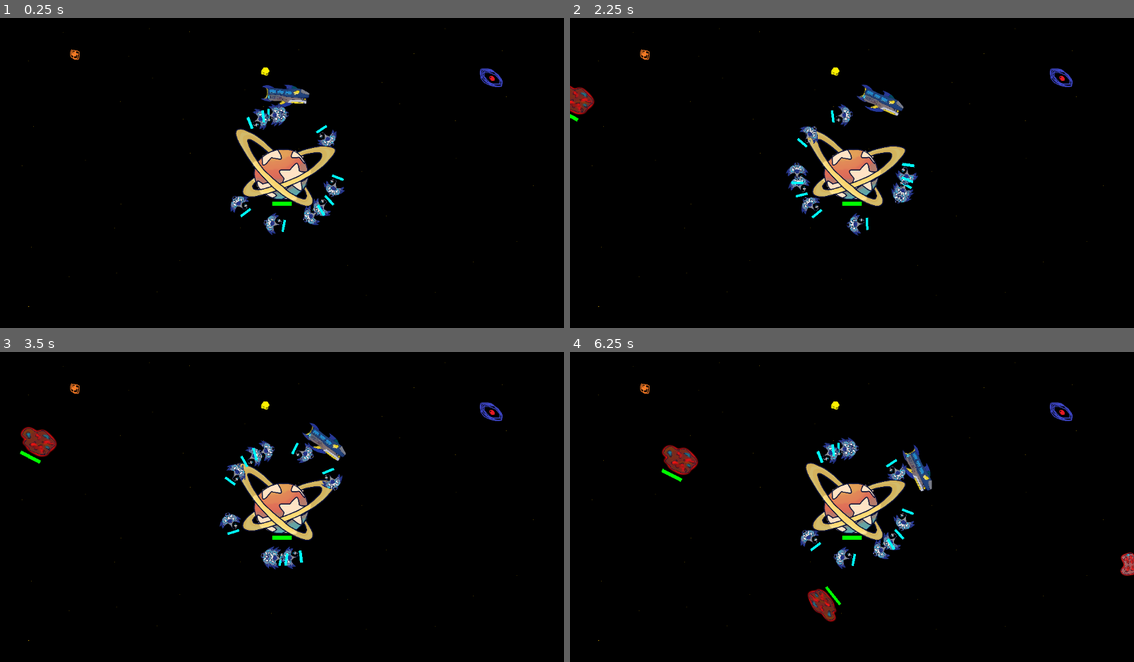
Above: before the commit, frames 1-4 (two rows, left to right).
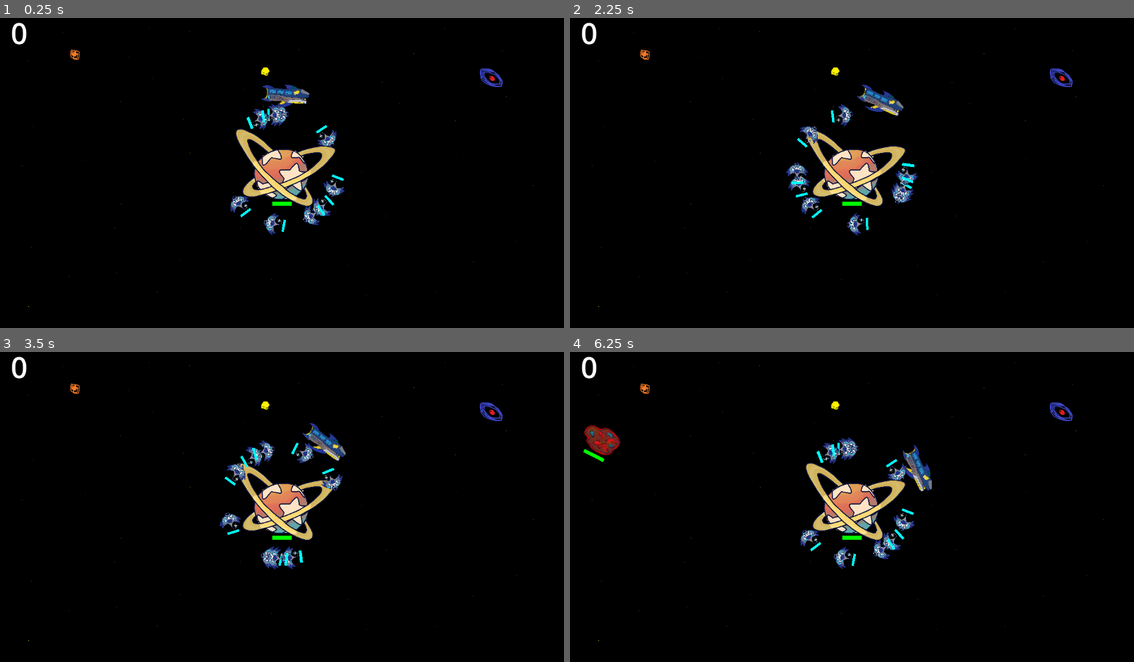
Above: after the commit, the same moments.

Repository: Swimnato/BYU-Game-Jam-2024
Game: Godot game, scene res://scenes/Main Scene.tscn
Same seed, same stepped clock (60 frames per second), same inputs: the game is played once before the commit and once after it.
Inputs (mouse positions are in pixels of both pictures, inside the frame that each line leads up to):
- Up to frame 1 (0.25 s): no input
- Up to frame 2 (2.25 s): move the mouse to (976, 154) at 0.52 s; click (976, 154) at 0.67 s; move the mouse to (739, 185) at 1.27 s; click (739, 185) at 1.42 s; move the mouse to (908, 98) at 2.02 s; click (908, 98) at 2.17 s
- Up to frame 3 (3.5 s): move the mouse to (253, 565) at 2.77 s; click (253, 565) at 2.92 s
- Up to frame 4 (6.25 s): move the mouse to (1021, 550) at 3.52 s; click (1021, 550) at 3.67 s; move the mouse to (682, 457) at 4.27 s; click (682, 457) at 4.42 s; move the mouse to (880, 503) at 5.02 s; click (880, 503) at 5.17 s; move the mouse to (767, 423) at 5.77 s; click (767, 423) at 5.92 s

The runs differ from the first frame. In frame 1, 0.1% of the frame differs, in the area x 2-5%, y 1-9%; in frame 2, 0.4%; in frame 3, 0.6%; in frame 4, 1.7%, in the area x 2-100%, y 1-88%.

Commit message:
score, asteroid selection

Diff:
--- a/game-jam-2024/scenes/Main Scene.tscn
+++ b/game-jam-2024/scenes/Main Scene.tscn
@@ -7,6 +7,7 @@
 [ext_resource type="Texture2D" uid="uid://cs8408cxdt5o0" path="res://art/prod/betterORCA.png" id="6_2crcs"]
 [ext_resource type="Script" path="res://scripts/main_ship_dev_art.gd" id="6_bitnt"]
 [ext_resource type="Script" path="res://scripts/selection.gd" id="10_yx8jt"]
+[ext_resource type="PackedScene" uid="uid://cotkl6hk3p0wj" path="res://scenes/scn_score.tscn" id="11_4nubn"]
 [ext_resource type="Script" path="res://scripts/scr_drone_controller.gd" id="11_dnc7g"]
 [ext_resource type="PackedScene" uid="uid://o5hy3ktnw1c1" path="res://scenes/Status_Bars.tscn" id="11_o44ox"]
 [ext_resource type="Script" path="res://scripts/scr_asteroid_controller.gd" id="12_rr4w4"]
@@ -52,8 +53,10 @@
 script = ExtResource("12_rr4w4")
 
 [node name="asteroidTimer" type="Timer" parent="asteroidController"]
-wait_time = 2.0
-autostart = true
+wait_time = 5.0
+
+[node name="ScnScore" parent="." instance=ExtResource("11_4nubn")]
+position = Vector2(-950, -377)
 
 [connection signal="area_entered" from="PlanetDevArt/Area2D" to="PlanetDevArt" method="_on_area_2d_area_entered"]
 [connection signal="timeout" from="asteroidController/asteroidTimer" to="asteroidController" method="_on_asteroid_timer_timeout"]
--- a/game-jam-2024/scenes/scn_asteroid_large.tscn
+++ b/game-jam-2024/scenes/scn_asteroid_large.tscn
@@ -24,3 +24,6 @@
 shape = SubResource("CircleShape2D_q7cx7")
 
 [node name="Status_Bars" parent="." instance=ExtResource("3_6ar10")]
+
+[connection signal="mouse_entered" from="Sprite2D/Asteroid_Area" to="." method="_on_asteroid_area_mouse_entered"]
+[connection signal="mouse_exited" from="Sprite2D/Asteroid_Area" to="." method="_on_asteroid_area_mouse_exited"]
--- /dev/null
+++ b/game-jam-2024/scenes/scn_score.tscn
@@ -0,0 +1,20 @@
+[gd_scene load_steps=3 format=3 uid="uid://cotkl6hk3p0wj"]
+
+[ext_resource type="Script" path="res://scripts/scr_score.gd" id="1_0ht2t"]
+
+[sub_resource type="LabelSettings" id="LabelSettings_q3ev6"]
+font_size = 60
+
+[node name="ScnScore" type="Node2D"]
+script = ExtResource("1_0ht2t")
+
+[node name="CanvasLayer" type="CanvasLayer" parent="."]
+
+[node name="Score" type="Label" parent="CanvasLayer"]
+offset_left = 22.0
+offset_top = 3.0
+offset_right = 287.0
+offset_bottom = 86.0
+text = "0
+"
+label_settings = SubResource("LabelSettings_q3ev6")
--- a/game-jam-2024/scripts/scr_asteroid.gd
+++ b/game-jam-2024/scripts/scr_asteroid.gd
@@ -23,6 +23,8 @@
 
 @export var scale_variance = 1.0
 
+var mouse_is_over = false
+
 # Called when the node enters the scene tree for the first time.
 func _ready() -> void:
 	healthBar.setMaxHealth(maxHP);
@@ -45,3 +47,12 @@
 
 func move(delta: float) -> void:
 	position += angle * speed * delta * 60
+
+
+
+func _on_asteroid_area_mouse_entered() -> void:
+	mouse_is_over = true
+
+
+func _on_asteroid_area_mouse_exited() -> void:
+	mouse_is_over = false
--- a/game-jam-2024/scripts/scr_asteroid_controller.gd
+++ b/game-jam-2024/scripts/scr_asteroid_controller.gd
@@ -7,10 +7,13 @@
 var asteroids: Array
 
 var rng = RandomNumberGenerator.new()
+@onready var timer = $asteroidTimer
+
+@onready var selection = $"../Selection"
 
 # Called when the node enters the scene tree for the first time.
 func _ready() -> void:
-	pass # Replace with function body.
+	timer.start()
 
 # Called every frame. 'delta' is the elapsed time since the previous frame.
 func _process(delta: float) -> void:
@@ -24,3 +27,6 @@
 	asteroid.position = Vector2(x, y)
 	asteroids.append(asteroid);
 	add_child(asteroid)
+	if timer.wait_time > 0.5:
+		timer.wait_time *= 0.98
+	timer.start()
--- /dev/null
+++ b/game-jam-2024/scripts/scr_score.gd
@@ -0,0 +1,17 @@
+extends Node2D
+
+@onready var score_label = $CanvasLayer/Score
+var current_score = 0
+
+# Called when the node enters the scene tree for the first time.
+func _ready() -> void:
+	pass # Replace with function body.
+
+
+# Called every frame. 'delta' is the elapsed time since the previous frame.
+func _process(delta: float) -> void:
+	pass
+
+func update_score() -> void:
+	current_score += 1
+	score_label.text = str(current_score)
--- a/game-jam-2024/scripts/selection.gd
+++ b/game-jam-2024/scripts/selection.gd
@@ -71,7 +71,7 @@
 
 func isOverAsteroid(coords: Vector2):
 	for asteroid in asteroids:
-		if(abs(asteroid.position.x - coords.x) <= asteroidSize.x / 2 and abs(asteroid.position.y - coords.y) <= asteroidSize.y / 2):
+		if asteroid.mouse_is_over:
 			selectedItem = asteroid;
 			return true;
 
Not shown: 1 places in game-jam-2024/scenes/Main Scene.tscn that only renumber resources
